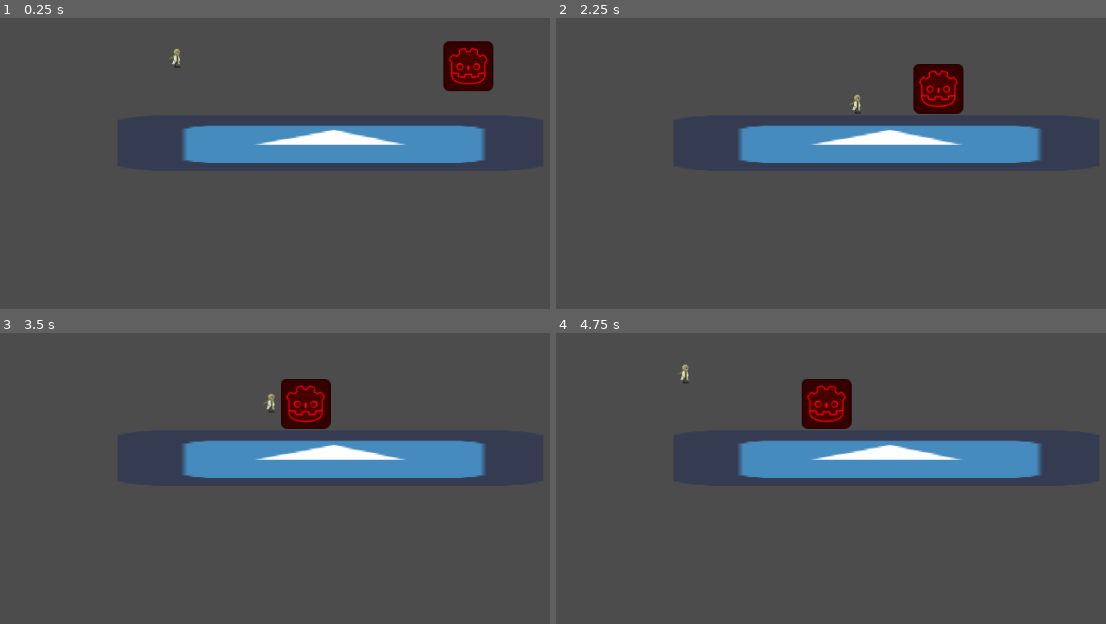
Above: before the commit, frames 1-4 (two rows, left to right).
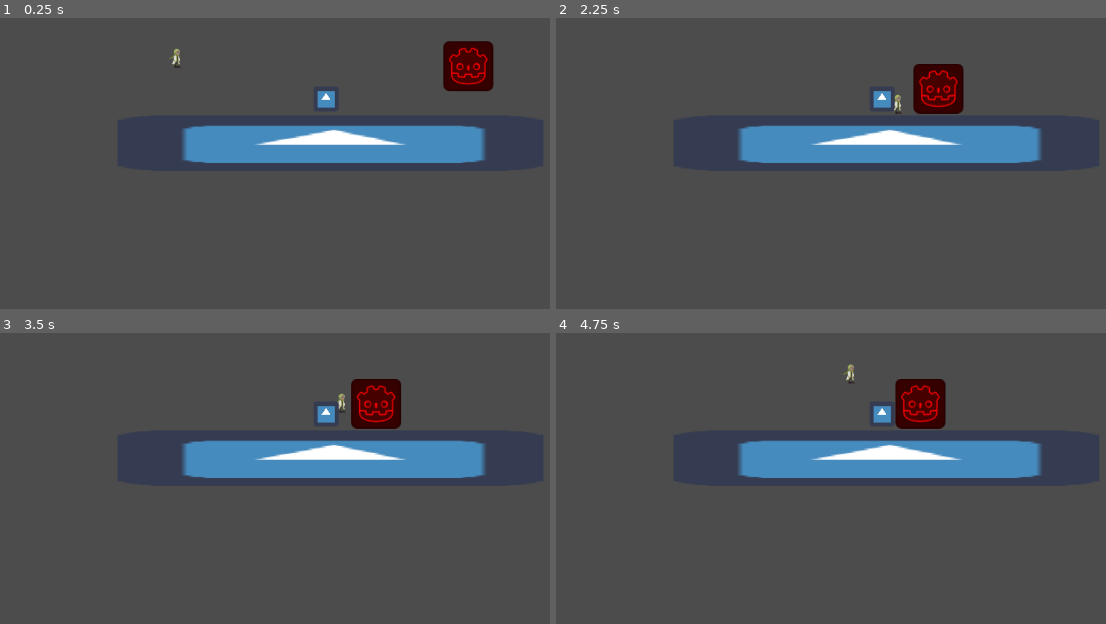
Above: after the commit, the same moments.

Repository: LaurenceTimothyMGarcia/Halloween-Game-Jam-2021
Game: Godot game, scene res://Assets/Scenes/PlayerTester.tscn
The game is run twice, just before and just after one commit, with the same random seed, the same clock (stepped at 60 frames per second) and the same inputs. The project has no main scene, so this scene is started directly. The engine's default icon, where the game draws it, is replaced by a stand-in: a white triangle on a blue panel in a dark square.
Inputs (mouse positions are in pixels of both pictures, inside the frame that each line leads up to):
- Up to frame 1 (0.25 s): no input
- Up to frame 2 (2.25 s): move the mouse to (outside the picture) at 0.52 s; hold D (move_right) 0.53-2.03 s; right-click (outside the picture) at 0.6 s; click (outside the picture) at 0.67 s; tap Space (jump) at 0.77, 1.52 s; move the mouse to (781, 192) at 1.27 s; right-click (781, 192) at 1.35 s; click (781, 192) at 1.42 s; move the mouse to (1018, 67) at 2.02 s; hold A (move_left) from 2.03 s (still down); right-click (1018, 67) at 2.1 s; click (1018, 67) at 2.17 s
- Up to frame 3 (3.5 s): move the mouse to (346, 577) at 2.77 s; release A (move_left) at 2.78 s; hold D (move_right) from 2.78 s (still down); right-click (346, 577) at 2.85 s; click (346, 577) at 2.92 s; tap Space (jump) at 3.02 s
- Up to frame 4 (4.75 s): move the mouse to (outside the picture) at 3.52 s; right-click (outside the picture) at 3.6 s; click (outside the picture) at 3.67 s; tap Space (jump) at 3.77, 4.52 s; move the mouse to (699, 414) at 4.27 s; release D (move_right) at 4.28 s; hold A (move_left) from 4.28 s (still down); right-click (699, 414) at 4.35 s; click (699, 414) at 4.42 s

The runs differ from the first frame. In frame 1, 0.2% of the frame differs, in the area x 57-61%, y 25-31%; in frame 2, 0.3%; in frame 3, 3.3%; in frame 4, 3.4%, in the area x 22-71%, y 10-33%.
Error after the commit: Invalid get index 'position' (on base: 'null instance'). (res://Assets/Scenes/Player.gd:30)

Commit message:
Revert "Revert "Merge branch 'Miguel' into Larry""
This reverts commit 46eef32b29e7a3d04a065187a874951120d222e7.

Diff:
--- /dev/null
+++ b/Assets/Scenes/BoxTester.gd
@@ -0,0 +1,24 @@
+extends Node2D
+
+
+# Declare member variables here. Examples:
+# var a = 2
+# var b = "text"
+
+
+# Called when the node enters the scene tree for the first time.
+func _ready():
+	pass # Replace with function body.
+
+
+# Called every frame. 'delta' is the elapsed time since the previous frame.
+#func _process(delta):
+#	pass
+
+
+func _on_Button_pressed():
+	$"The Box".getPickedUp($grabPoint, 0)
+
+
+func _on_Button2_pressed():
+	$"The Box".getThrown()
--- /dev/null
+++ b/Assets/Scenes/BoxTester.tscn
@@ -0,0 +1,56 @@
+[gd_scene load_steps=5 format=2]
+
+[ext_resource path="res://Assets/Scenes/TheBox.tscn" type="PackedScene" id=1]
+[ext_resource path="res://Assets/Sprites/icon.png" type="Texture" id=2]
+[ext_resource path="res://Assets/Scenes/BoxTester.gd" type="Script" id=3]
+
+[sub_resource type="RectangleShape2D" id=1]
+extents = Vector2( 271.75, 37.2667 )
+
+[node name="Node2D" type="Node2D"]
+script = ExtResource( 3 )
+
+[node name="The Box" parent="." instance=ExtResource( 1 )]
+position = Vector2( 512.421, 185.79 )
+
+[node name="Floor" type="RigidBody2D" parent="." groups=[
+"platforms",
+]]
+position = Vector2( 22.4747, -28.4678 )
+mode = 1
+gravity_scale = 0.0
+
+[node name="CollisionShape2D" type="CollisionShape2D" parent="Floor"]
+position = Vector2( 443, 265 )
+shape = SubResource( 1 )
+
+[node name="Sprite" type="Sprite" parent="Floor"]
+position = Vector2( 443.5, 265.5 )
+scale = Vector2( 8.51562, 1.10938 )
+texture = ExtResource( 2 )
+
+[node name="grabPoint" type="Node2D" parent="."]
+position = Vector2( 295.167, 133.349 )
+
+[node name="Button" type="Button" parent="."]
+margin_left = 70.4204
+margin_top = 20.9763
+margin_right = 241.42
+margin_bottom = 40.9763
+text = "grab box"
+__meta__ = {
+"_edit_use_anchors_": false
+}
+
+[node name="Button2" type="Button" parent="."]
+margin_left = 368.584
+margin_top = 20.9763
+margin_right = 539.584
+margin_bottom = 40.9763
+text = "yeet box"
+__meta__ = {
+"_edit_use_anchors_": false
+}
+
+[connection signal="pressed" from="Button" to="." method="_on_Button_pressed"]
+[connection signal="pressed" from="Button2" to="." method="_on_Button2_pressed"]
--- a/Assets/Scenes/Enemy.tscn
+++ b/Assets/Scenes/Enemy.tscn
@@ -13,6 +13,8 @@
 extents = Vector2( 25.9279, 10 )
 
 [node name="Enemy" type="KinematicBody2D"]
+collision_layer = 2
+collision_mask = 5
 script = ExtResource( 2 )
 
 [node name="Hitbox" type="CollisionShape2D" parent="."]
--- a/Assets/Scenes/Player.gd
+++ b/Assets/Scenes/Player.gd
@@ -8,7 +8,17 @@
 export var fallMultiplier = 2
 export var lowJumpMultiplier = 4
 
+enum boxState {platform, carried, thrown}
+
 var _jumpReady
+
+var _facingRight
+var _grabPointSwapDistance
+
+var theBox
+
+signal facing_left
+signal facing_right
 
 var velocity = Vector2()
 
@@ -16,11 +26,14 @@
 # Called when the node enters the scene tree for the first time.
 func _ready():
 	_jumpReady = true
+	_facingRight = true
+	_grabPointSwapDistance = $GrabPoint.position.x
 
 
 # Called every frame. 'delta' is the elapsed time since the previous frame.
 func _physics_process(delta):
 	_movementHandler(delta)
+	_theBoxHandler()
 
 func _movementHandler(var delta):
 	velocity.x = 0
@@ -28,6 +41,12 @@
 		velocity.x -= 1
 	if Input.is_action_pressed("move_right"):
 		velocity.x += 1
+
+	if velocity.x > 0:
+		lookRight()
+	elif velocity.x < 0:
+		lookLeft()
+
 	if Input.is_action_just_pressed("jump") and _jumpReady:
 		_jumpReady = false
 		velocity.y = -jumpVel
@@ -43,7 +62,41 @@
 
 	velocity = move_and_slide(velocity)
 
+func lookLeft():
+	if _facingRight:
+		_facingRight = false
+		$GrabPoint.position.x = -_grabPointSwapDistance
+		$GrabZone.scale *= -1
+		emit_signal("facing_left")
+
+func lookRight():
+	if !_facingRight:
+		_facingRight = true
+		$GrabPoint.position.x = _grabPointSwapDistance
+		$GrabZone.scale *= -1
+		emit_signal("facing_right")
 
 func _on_GroundedChecker_body_entered(body):
 	if body.is_in_group("platforms"):
 		_jumpReady = true
+
+
+func _theBoxHandler():
+	if Input.is_action_just_pressed("grab") and theBox != null:
+		if theBox.currentState == boxState.platform:
+			theBox.call("getPickedUp", $GrabPoint, _grabPointSwapDistance)
+			connect("facing_left", theBox, "_on_Player_facing_left")
+			connect("facing_right", theBox, "_on_Player_facing_right")
+			theBox.facingRight = _facingRight
+		elif theBox.currentState == boxState.carried:
+			disconnect("facing_left", theBox, "_on_Player_facing_left")
+			disconnect("facing_right", theBox, "_on_Player_facing_right")
+			theBox.call("getThrown")
+
+func _on_GrabZone_body_entered(body):
+	if body.is_in_group("thebox"):
+		theBox = body
+
+func _on_GrabZone_body_exited(body):
+	if body.is_in_group("thebox"):
+		theBox = null
--- a/Assets/Scenes/PlayerTester.tscn
+++ b/Assets/Scenes/PlayerTester.tscn
@@ -1,8 +1,9 @@
-[gd_scene load_steps=5 format=2]
+[gd_scene load_steps=6 format=2]
 
 [ext_resource path="res://Assets/Scenes/Player.tscn" type="PackedScene" id=1]
 [ext_resource path="res://Assets/Sprites/icon.png" type="Texture" id=2]
 [ext_resource path="res://Assets/Scenes/Enemy.tscn" type="PackedScene" id=3]
+[ext_resource path="res://Assets/Scenes/TheBox.tscn" type="PackedScene" id=4]
 
 [sub_resource type="RectangleShape2D" id=1]
 extents = Vector2( 271.75, 37.2667 )
@@ -11,15 +12,13 @@
 
 [node name="Player" parent="." instance=ExtResource( 1 )]
 position = Vector2( 248, 120 )
-collision_mask = 6
+collision_mask = 13
 
-[node name="Floor" type="RigidBody2D" parent="." groups=[
+[node name="Floor" type="StaticBody2D" parent="." groups=[
 "platforms",
 ]]
 collision_layer = 4
 collision_mask = 0
-mode = 1
-gravity_scale = 0.0
 
 [node name="CollisionShape2D" type="CollisionShape2D" parent="Floor"]
 position = Vector2( 443, 265 )
@@ -32,5 +31,9 @@
 
 [node name="Enemy" parent="." instance=ExtResource( 3 )]
 position = Vector2( 644.906, 146.835 )
-collision_layer = 2
-collision_mask = 5
+collision_mask = 13
+
+[node name="The Box" parent="." instance=ExtResource( 4 )]
+position = Vector2( 437.75, 208.733 )
+collision_layer = 8
+mass = 1000.0
--- /dev/null
+++ b/Assets/Scenes/TheBox.gd
@@ -0,0 +1,82 @@
+extends RigidBody2D
+
+
+# Declare member variables here.
+export var latchSpeed = 2000
+
+enum boxState {platform, carried, thrown}
+var currentState
+
+var targetPos
+var _moveDir
+
+var swapSideDist
+
+var facingRight
+
+signal box_grabbed
+signal box_thrown
+
+# Called when the node enters the scene tree for the first time.
+func _ready():
+	currentState = boxState.platform
+	_moveDir = Vector2()
+
+
+# Called every frame. 'delta' is the elapsed time since the previous frame.
+func _physics_process(delta):
+	movementHandler(delta)
+
+func _enterCarriedMode():
+	if currentState == boxState.platform:
+		currentState = boxState.carried
+		call_deferred("set_mode",MODE_KINEMATIC)
+		remove_from_group("platforms")
+		# $Hitbox.disabled = true
+
+func _enterThrownMode():
+	if currentState == boxState.carried:
+		currentState = boxState.thrown
+		call_deferred("set_mode",MODE_CHARACTER)
+		# $Hitbox.disabled = false
+		if facingRight:
+			linear_velocity = Vector2(400,-20)
+		else:
+			linear_velocity = Vector2(-400,-20)
+
+func _enterPlatformMode():
+	if currentState == boxState.thrown:
+		currentState = boxState.platform
+		call_deferred("set_mode",MODE_STATIC)
+		add_to_group("platforms")
+
+# this is the function that player can call in order to pick up the box
+func getPickedUp(var grabPoint, var grabPointDist):
+	if currentState == boxState.platform:
+		emit_signal("box_grabbed")
+		targetPos = grabPoint
+		swapSideDist = grabPointDist
+		_enterCarriedMode()
+
+func getThrown():
+	if currentState == boxState.carried:
+		emit_signal("box_thrown")
+		_enterThrownMode()
+
+func _on_GroundedChecker_body_entered(body):
+	if currentState == boxState.thrown and body.is_in_group("platforms"):
+		_enterPlatformMode()
+
+func movementHandler(delta):
+	if currentState == boxState.carried:
+		position = position.move_toward(targetPos.get_global_position(), latchSpeed * delta)
+
+func _on_Player_facing_left():
+	if currentState == boxState.carried:
+		position.x -= 2 * swapSideDist
+		facingRight = false
+
+func _on_Player_facing_right():
+	if currentState == boxState.carried:
+		position.x += 2 * swapSideDist
+		facingRight = true
--- /dev/null
+++ b/Assets/Scenes/TheBox.tscn
@@ -0,0 +1,38 @@
+[gd_scene load_steps=5 format=2]
+
+[ext_resource path="res://Assets/Sprites/icon.png" type="Texture" id=1]
+[ext_resource path="res://Assets/Scenes/TheBox.gd" type="Script" id=2]
+
+[sub_resource type="RectangleShape2D" id=1]
+
+[sub_resource type="CapsuleShape2D" id=2]
+radius = 2.0
+height = 15.0
+
+[node name="The Box" type="RigidBody2D" groups=[
+"platforms",
+"thebox",
+]]
+collision_layer = 12
+collision_mask = 0
+mode = 1
+gravity_scale = 5.0
+script = ExtResource( 2 )
+
+[node name="Hitbox" type="CollisionShape2D" parent="."]
+shape = SubResource( 1 )
+
+[node name="Sprite" type="Sprite" parent="."]
+scale = Vector2( 0.5, 0.5 )
+texture = ExtResource( 1 )
+
+[node name="GroundedChecker" type="Area2D" parent="."]
+collision_layer = 8
+collision_mask = 4
+
+[node name="GroundCheck Area" type="CollisionShape2D" parent="GroundedChecker"]
+position = Vector2( 0, 14.457 )
+rotation = 1.5708
+shape = SubResource( 2 )
+
+[connection signal="body_entered" from="GroundedChecker" to="." method="_on_GroundedChecker_body_entered"]
--- a/project.godot
+++ b/project.godot
@@ -30,6 +30,11 @@
 "events": [ Object(InputEventKey,"resource_local_to_scene":false,"resource_name":"","device":0,"alt":false,"shift":false,"control":false,"meta":false,"command":false,"pressed":false,"scancode":32,"unicode":0,"echo":false,"script":null)
  ]
 }
+grab={
+"deadzone": 0.5,
+"events": [ Object(InputEventMouseButton,"resource_local_to_scene":false,"resource_name":"","device":0,"alt":false,"shift":false,"control":false,"meta":false,"command":false,"button_mask":0,"position":Vector2( 0, 0 ),"global_position":Vector2( 0, 0 ),"factor":1.0,"button_index":2,"pressed":false,"doubleclick":false,"script":null)
+ ]
+}
 
 [layer_names]
 
